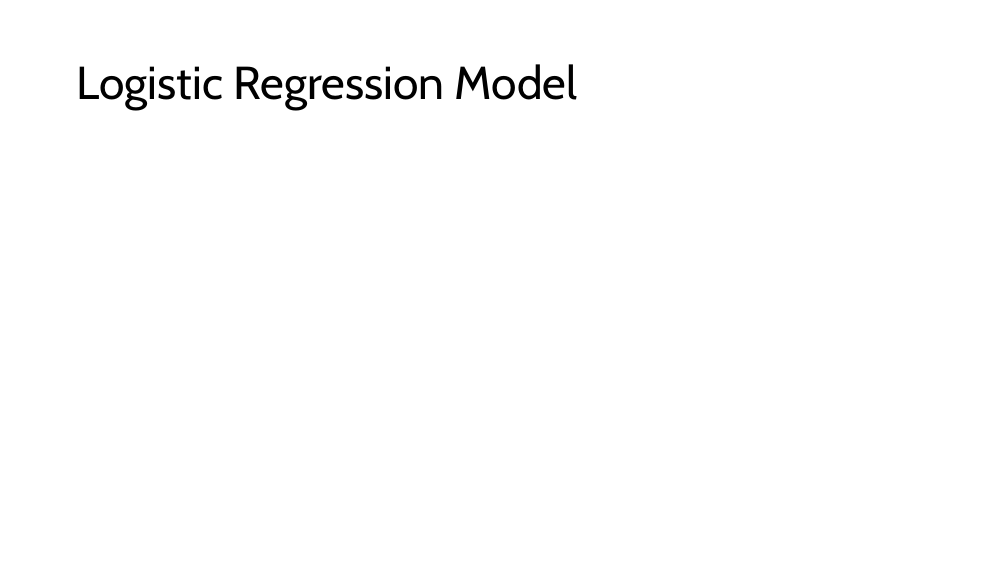
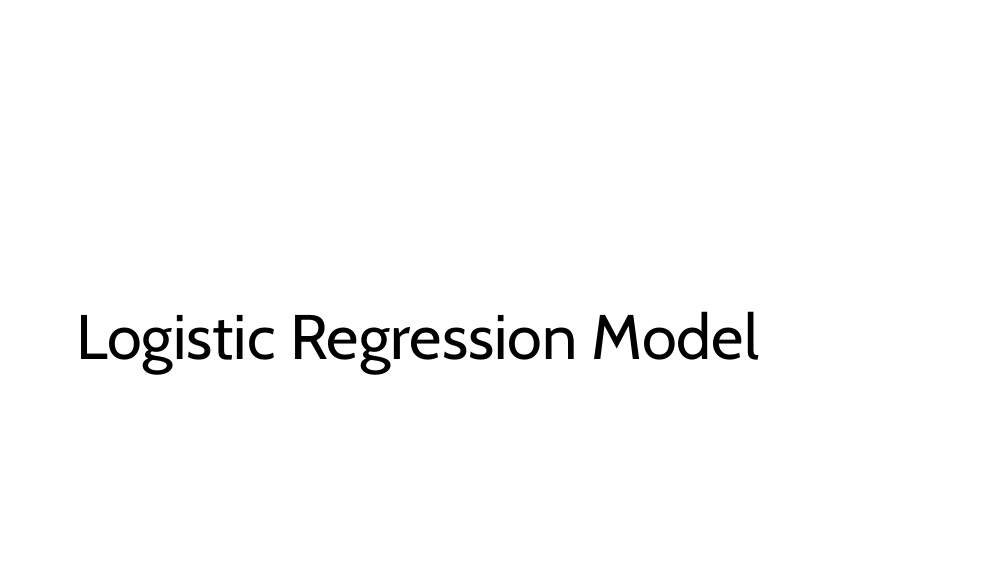
Before and after one commit to ddaniel2024/Project-4, a slide deck: slide 9 of Employee Attrition Prediction Presentation.pptx (slide 6 before the commit). Drawn at 1008x567 pixels with LibreOffice and Linux fonts; fonts in the diff are those of the drawing. Boxes give left, top, right and bottom in pixels: in the first picture for what was removed or moved away, otherwise in the second. Text is boxed around its words. In the diff, an @@ line names an element or a change of style, - is before the commit and + after.

```diff
--- a/Employee Attrition Prediction Presentation.pptx
+++ b/Employee Attrition Prediction Presentation.pptx
@@ title "Logistic Regression Model": place and size @@
-title "Logistic Regression Model" at [77,64,578,110]
+title "Logistic Regression Model" at [76,311,759,374]
@@ title "Logistic Regression Model" at [76,311,759,374]: size 44 to 60 pt; vertical alignment middle to bottom @@
```
Also in this commit, not shown: 8 other slides changed, 2 slides added, 1 other file.
